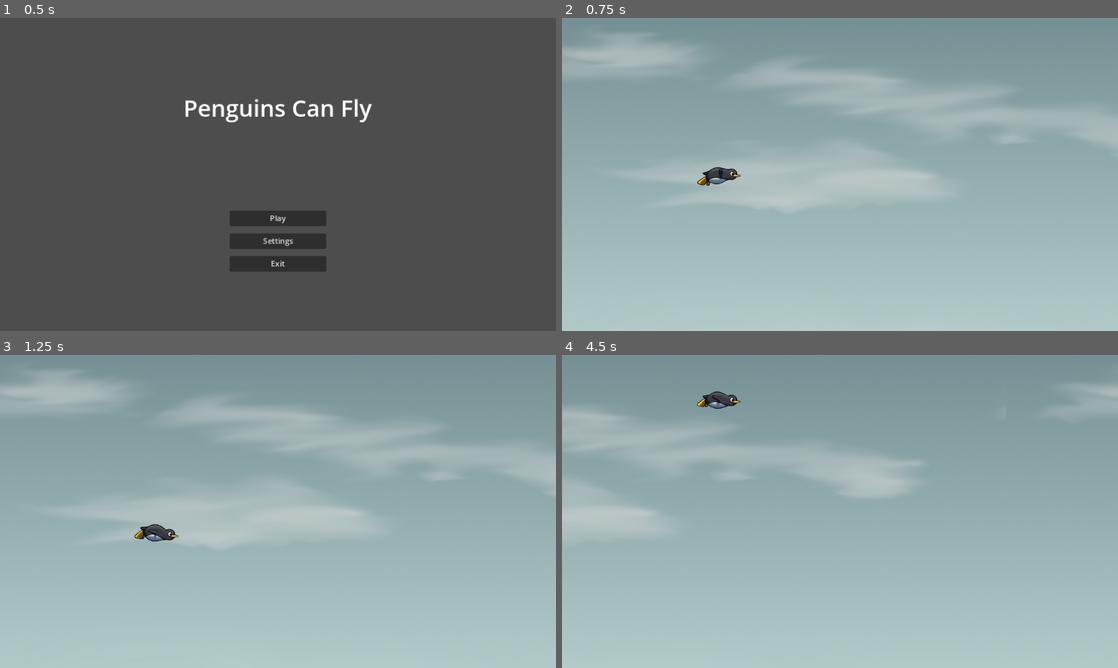
Above: before the commit, frames 1-4 (two rows, left to right).
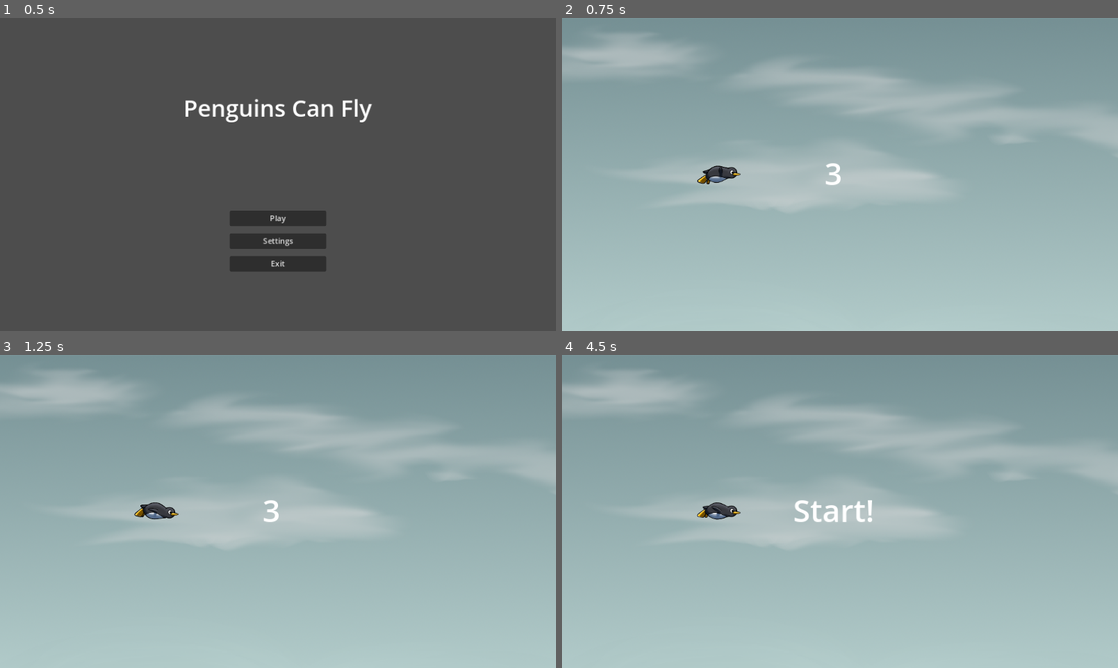
Above: after the commit, the same moments.

Repository: imbev/WhenPenguinsFly
Game: Godot game, scene res://menu/menu.tscn
Two runs of this game, one before a commit and one after it. Both use one fixed random seed, a clock stepped at 60 frames per second and the inputs below.
Inputs:
- Up to frame 1 (0.5 s): no input
- Up to frame 2 (0.75 s): click "Play" at 0.5 s
- Up to frame 3 (1.25 s): no input
- Up to frame 4 (4.5 s): tap W (jump) at 1.52, 2.27, 3.77 s

Frame 1 is identical in both runs. In frame 2, 0.3% of the frame differs, in the area x 24-51%, y 46-54%; in frame 3, 0.7%; in frame 4, 16%, in the area x 0-100%, y 5-61%.

Commit message:
Add countdown

Diff:
--- a/game.gd
+++ b/game.gd
@@ -1,6 +1,7 @@
 extends Node2D
 
-var player
+var player: Player
+@onready var count_down_label = %CountDownLabel
 
 func _ready():
 	player = preload("res://player/player.tscn").instantiate()
@@ -9,10 +10,20 @@
 
 	%Boundary.global_position.x = player.global_position.x
 
-	%EnemySpawnTimer.start()
-
-func _process(delta):
+func _physics_process(delta):
 	%Boundary.global_position.x = player.global_position.x
+	if player.start_seconds_elapsed == 0:
+		count_down_label.visible = true
+		count_down_label.text = "3"
+	if player.start_seconds_elapsed == 1:
+		count_down_label.text = "2"
+	if player.start_seconds_elapsed == 2:
+		count_down_label.text = "1"
+	if player.start_seconds_elapsed == 3:
+		count_down_label.text = "Start!"
+		%EnemySpawnTimer.start()
+	if player.start_seconds_elapsed == 4:
+		count_down_label.visible = false
 
 
 func _on_enemy_spawn_timer_timeout():
--- a/game.tscn
+++ b/game.tscn
@@ -20,4 +20,23 @@
 unique_name_in_owner = true
 wait_time = 5.0
 
+[node name="CenterContainer" type="CenterContainer" parent="."]
+anchors_preset = 8
+anchor_left = 0.5
+anchor_top = 0.5
+anchor_right = 0.5
+anchor_bottom = 0.5
+offset_left = 396.0
+offset_top = 276.0
+offset_right = 437.0
+offset_bottom = 364.0
+grow_horizontal = 2
+grow_vertical = 2
+
+[node name="CountDownLabel" type="Label" parent="CenterContainer"]
+unique_name_in_owner = true
+layout_mode = 2
+theme_override_font_sizes/font_size = 64
+text = "#"
+
 [connection signal="timeout" from="EnemySpawnTimer" to="." method="_on_enemy_spawn_timer_timeout"]
--- a/player/player.gd
+++ b/player/player.gd
@@ -1,18 +1,25 @@
 extends CharacterBody2D
+
+class_name Player
 
 const GRAVITY = 200.0
 const JUMP_STRENGTH = -100
 var speed = 75.0
 var can_jump = true
 var is_game_over = false
+var start_seconds_elapsed = 0
 
-
+@onready var start_timer = %StartTimer
 @onready var initial_y = global_position.y
 
 func _ready():
+	start_timer.start()
 	%AnimationPlayer.play("fly")
 
 func _physics_process(delta):
+	if start_seconds_elapsed < 4:
+		return
+
 	if velocity.y < 300:
 		velocity.y += GRAVITY * delta
 
@@ -42,3 +49,9 @@
 	%Sprite2D.show()
 	%AnimatedSprite2D.hide()
 	%AnimationPlayer.play("game_over")
+
+
+func _on_start_timer_timeout():
+	start_seconds_elapsed += 1
+	if start_seconds_elapsed < 4:
+		start_timer.start()
--- a/player/player.tscn
+++ b/player/player.tscn
@@ -14,6 +14,38 @@
 
 [sub_resource type="CircleShape2D" id="CircleShape2D_ic455"]
 radius = 25.0
+
+[sub_resource type="Animation" id="Animation_2bhe1"]
+length = 0.001
+tracks/0/type = "value"
+tracks/0/imported = false
+tracks/0/enabled = true
+tracks/0/path = NodePath("AnimatedSprite2D:frame")
+tracks/0/interp = 1
+tracks/0/loop_wrap = true
+tracks/0/keys = {
+"times": PackedFloat32Array(0),
+"transitions": PackedFloat32Array(1),
+"update": 1,
+"values": [1]
+}
+
+[sub_resource type="Animation" id="Animation_km56m"]
+resource_name = "fly"
+length = 0.8
+loop_mode = 1
+tracks/0/type = "value"
+tracks/0/imported = false
+tracks/0/enabled = true
+tracks/0/path = NodePath("AnimatedSprite2D:frame")
+tracks/0/interp = 1
+tracks/0/loop_wrap = true
+tracks/0/keys = {
+"times": PackedFloat32Array(0, 0.1, 0.2, 0.3, 0.4, 0.5, 0.6, 0.7),
+"transitions": PackedFloat32Array(1, 1, 1, 1, 1, 1, 1, 1),
+"update": 1,
+"values": [0, 1, 3, 3, 4, 5, 6, 7]
+}
 
 [sub_resource type="Animation" id="Animation_73pc0"]
 resource_name = "game_over"
@@ -75,38 +107,6 @@
 "handle_modes": PackedInt32Array(0, 0, 0),
 "points": PackedFloat32Array(0, -0.25, 0, 0.25, 0, -200, -0.25, 0, 0.25, 0, 500, -0.25, 0, 0.25, 0),
 "times": PackedFloat32Array(0, 0.5, 1.1)
-}
-
-[sub_resource type="Animation" id="Animation_km56m"]
-resource_name = "fly"
-length = 0.8
-loop_mode = 1
-tracks/0/type = "value"
-tracks/0/imported = false
-tracks/0/enabled = true
-tracks/0/path = NodePath("AnimatedSprite2D:frame")
-tracks/0/interp = 1
-tracks/0/loop_wrap = true
-tracks/0/keys = {
-"times": PackedFloat32Array(0, 0.1, 0.2, 0.3, 0.4, 0.5, 0.6, 0.7),
-"transitions": PackedFloat32Array(1, 1, 1, 1, 1, 1, 1, 1),
-"update": 1,
-"values": [0, 1, 3, 3, 4, 5, 6, 7]
-}
-
-[sub_resource type="Animation" id="Animation_2bhe1"]
-length = 0.001
-tracks/0/type = "value"
-tracks/0/imported = false
-tracks/0/enabled = true
-tracks/0/path = NodePath("AnimatedSprite2D:frame")
-tracks/0/interp = 1
-tracks/0/loop_wrap = true
-tracks/0/keys = {
-"times": PackedFloat32Array(0),
-"transitions": PackedFloat32Array(1),
-"update": 1,
-"values": [1]
 }
 
 [sub_resource type="AnimationLibrary" id="AnimationLibrary_c7q66"]
@@ -189,4 +189,8 @@
 animation = &"fly"
 frame = 1
 
+[node name="StartTimer" type="Timer" parent="."]
+unique_name_in_owner = true
+
 [connection signal="timeout" from="JumpCooldown" to="." method="_on_jump_cooldown_timeout"]
+[connection signal="timeout" from="StartTimer" to="." method="_on_start_timer_timeout"]
